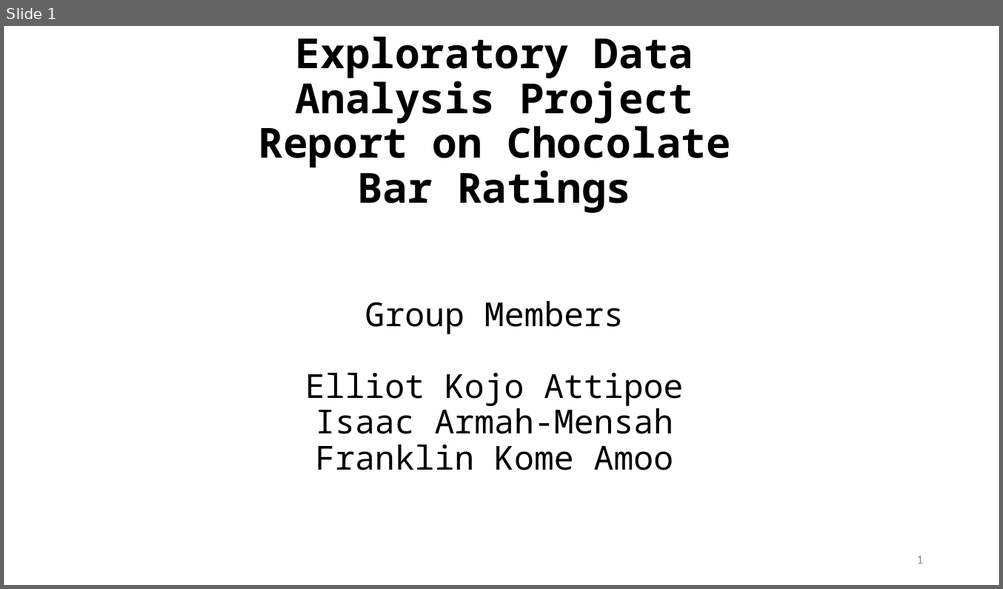
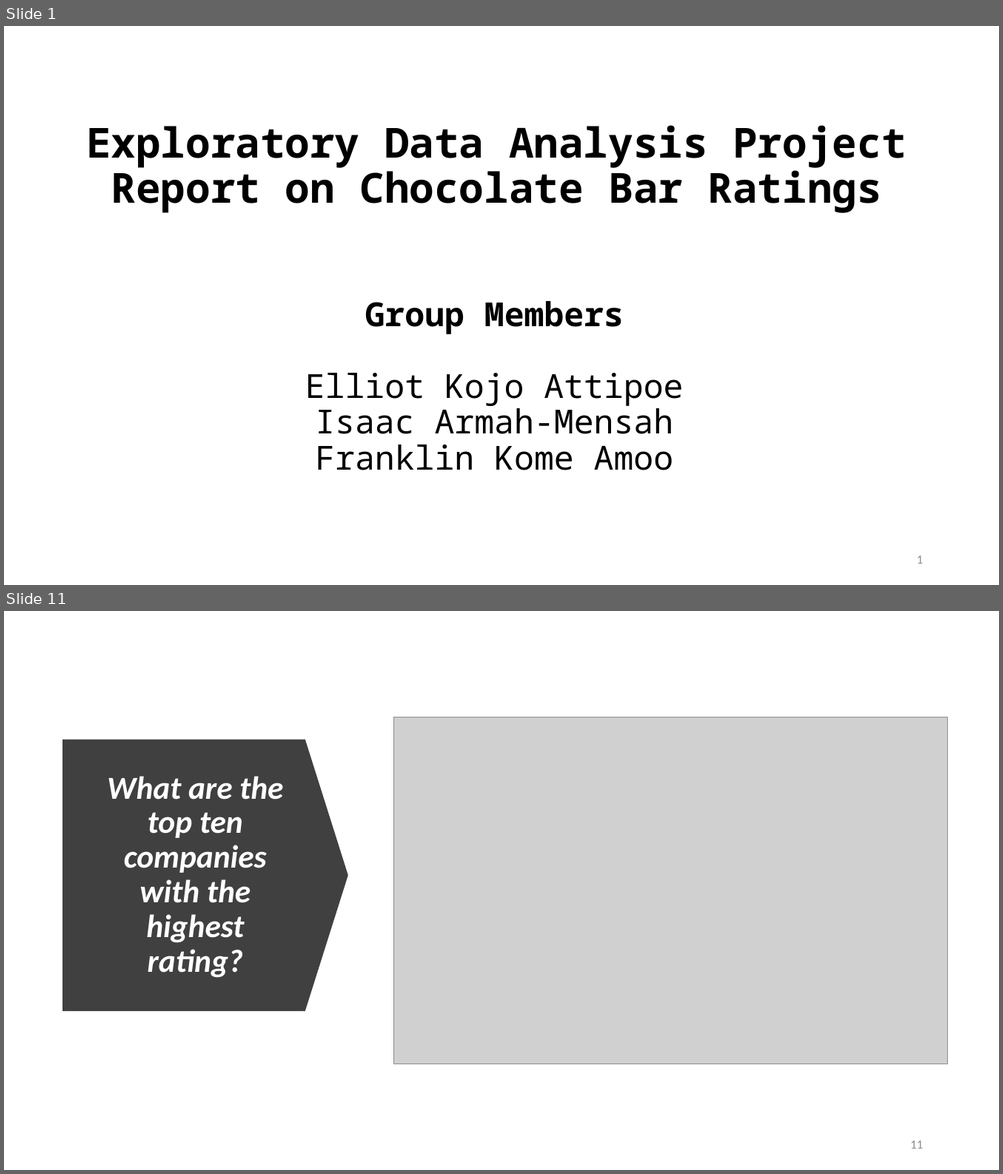
Before and after one commit to iamensah/Exploratory-Data-Analysis, a slide deck: EDA on Flavour of Cacao.pptx. Shown one above the other, each under a label of ours: slide 1 before the commit, slides 1 and 11 after it; the slides between them are not shown. The pictures are 1003x589 and 1003x1174 pixels, drawn with LibreOffice and Linux fonts; fonts in the diff are those of the drawing; grey boxes stand for pictures. Boxes give left, top, right and bottom in pixels: in the first picture for what was removed or moved away, otherwise in the second. Text is boxed around its words. In the diff, an @@ line names an element or a change of style, - is before the commit and + after.

```diff
--- a/EDA on Flavour of Cacao.pptx
+++ b/EDA on Flavour of Cacao.pptx
@@ slide 11 added at bbox=[4, 611, 999, 1170], background #FFFFFF @@
@@ picture added at bbox=[393, 717, 947, 1064] @@
@@ down arrow added at bbox=[63, 739, 349, 1011], fill #404040 @@
@@ title added at bbox=[107, 776, 283, 978], 31 pt, text #FFFFFF, bold, italic @@
+What are the top ten companies with the highest rating?
@@ page number added at bbox=[910, 1141, 922, 1149], 12 pt, text #8C8C8C @@
+11
@@ slide 1 changed as well @@
@@ title "Exploratory Data Analysis Project Report ..." rewrapped from bbox=[259, 36, 731, 213] to bbox=[86, 125, 906, 213] @@
@@ subtitle at bbox=[365, 301, 623, 335]: bold on in "Group Members" @@
```
Also in this commit, not shown: 6 other slides changed, 8 other slides added, 1 slide removed, 4 other files.
